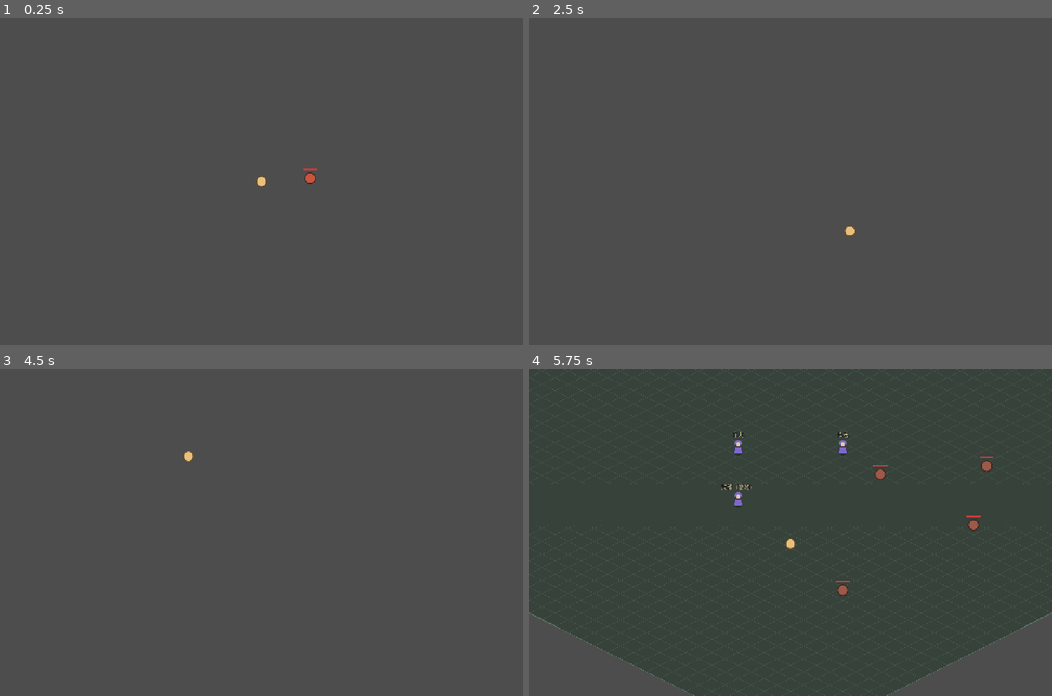
Above: before the commit, frames 1-4 (two rows, left to right).
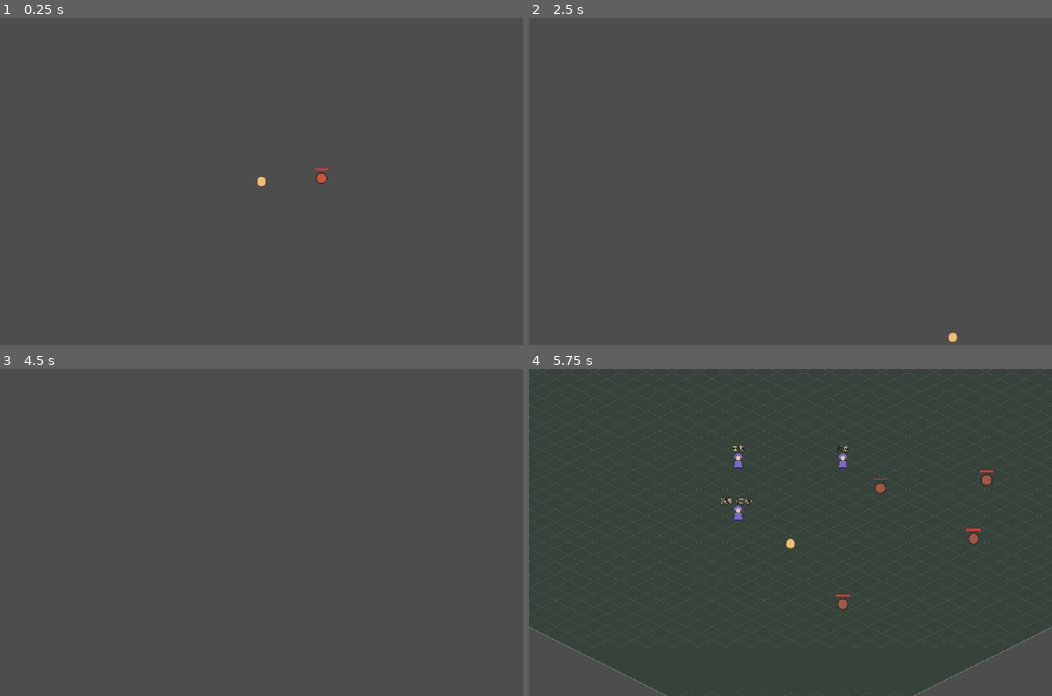
Above: after the commit, the same moments.

Repository: fengcms/DegenerateAge
Game: Godot game, scene res://tests/SmokeTest.tscn
Two runs of this game, one before a commit and one after it. Both use one fixed random seed, a clock stepped at 60 frames per second and the inputs below. This scene is started directly instead of the project's main scene.
Inputs (mouse positions are in pixels of both pictures, inside the frame that each line leads up to):
- Up to frame 1 (0.25 s): no input
- Up to frame 2 (2.5 s): move the mouse to (905, 165) at 0.52 s; hold D (move_right) 0.53-1.25 s; hold Space (attack) 0.53-1.25 s; click (905, 165) at 0.67 s; tap Enter at 1.25 s; drag from (685, 197) to (764, 246) at 1.27 s; tap Space (attack) at 2, 2.3 s; move the mouse to (842, 109) at 2.02 s; hold D (move_right) from 2.03 s (still down); hold F (auto_battle) from 2.03 s (still down)
- Up to frame 3 (4.5 s): release D (move_right) at 2.75 s; release F (auto_battle) at 2.75 s; drag from (235, 597) to (104, 483) at 2.77 s; tap Enter at 3.5 s; move the mouse to (418, 581) at 3.52 s; hold A (move_left) 3.53-4.25 s; hold E (interact) 3.53-4.25 s; tap Space (attack) at 3.8, 4.25 s; drag from (104, 483) to (183, 450) at 4.27 s
- Up to frame 4 (5.75 s): move the mouse to (816, 532) at 5.02 s; hold S (move_down) from 5.03 s (still down); hold 1 (use_potion_hp) from 5.03 s (still down); click (816, 532) at 5.17 s; tap Space (attack) at 5.3 s

The runs differ from the first frame. In frame 1, 0.1% of the frame differs, in the area x 58-63%, y 46-51%; in frame 2, 0.1%; in frame 3, less than 0.1%; in frame 4, 1.4%, in the area x 0-100%, y 19-100%.

Commit message:
feat(m3-4): 实现精英随机词缀与战斗效果

Diff:
--- a/autoload/data_loader.gd
+++ b/autoload/data_loader.gd
@@ -2,7 +2,7 @@
 ## DataLoader — 数据加载与校验（单例 / Autoload）。
 ##
 ## 职责：
-##   1. 读取 res://data/ 下的 14 个 JSON 配置（见 docs/产品文档/10 数据配置与存档技术）。
+##   1. 读取 res://data/ 下的 15 个 JSON 配置（见 docs/产品文档/10 数据配置与存档技术）。
 ##   2. 在启动时执行校验（ID 唯一 / 引用合法 / 等级范围），非法时明确报错而非静默。
 ## 数据全部文本可编辑——新增物品 / 怪物只需加 JSON 条目，无需改代码。
 
@@ -13,6 +13,7 @@
 	"equipments": "equipments.json",
 	"skills": "skills.json",
 	"monsters": "monsters.json",
+	"affixes": "affixes.json",
 	"dropTables": "dropTables.json",
 	"quests": "quests.json",
 	"shops": "shops.json",
@@ -27,7 +28,7 @@
 }
 
 ## 需要做「ID 唯一」校验的表（数组型）。
-const ID_UNIQUE_TABLES := ["equipments", "skills", "monsters", "quests", "maps", "potions", "miscItems", "mounts", "runes", "shops", "dropTables"]
+const ID_UNIQUE_TABLES := ["affixes", "equipments", "skills", "monsters", "quests", "maps", "potions", "miscItems", "mounts", "runes", "shops", "dropTables"]
 
 ## 各表用作「唯一键」的字段名（缺省为 id）。shops 以 npcId 为键（见 docs 第 10 章 schema）。
 const KEY_FIELDS := {
@@ -202,6 +203,7 @@
 
 	# 4) 掉落表合法性（T07：掉落项必在合法表内）
 	report.append_array(_validate_drop_tables())
+	report.append_array(_validate_affixes())
 
 	return report
 
@@ -273,3 +275,53 @@
 			if typeof(e) == TYPE_DICTIONARY:
 				out[e.get("id", "")] = true
 	return out
+
+## 词缀配置错误应在启动时暴露，避免运行中随机抽中才报错。
+func _validate_affixes() -> Array[String]:
+	var report: Array[String] = []
+	var affixes: Variant = get_table("affixes")
+	if not affixes is Array or affixes.is_empty():
+		report.append("[affixes] 需要非空数组")
+		return report
+	for entry in affixes:
+		if not entry is Dictionary or String(entry.get("name", "")).is_empty():
+			report.append("[affixes] 条目缺少名称")
+			continue
+		for field in ["attackPct", "attackSpeedPct", "defensePct", "moveSpeedPct", "slowPct", "slowDuration", "lifeStealPct"]:
+			if not entry.has(field):
+				continue
+			var value: Variant = entry[field]
+			if not (value is float or value is int) or not is_finite(float(value)) or float(value) <= 0:
+				report.append("[affixes] %s 的 %s 必须为正数" % [entry.get("id", "?"), field])
+		if entry.has("slowPct") and (float(entry.slowPct) >= 1 or not entry.has("slowDuration")):
+			report.append("[affixes] 减速需要小于 1 的比例及持续时间")
+		if entry.has("summonId") or entry.has("summonCount"):
+			var target: Variant = get_entry("monsters", String(entry.get("summonId", "")))
+			var count: Variant = entry.get("summonCount", 0)
+			if not target is Dictionary or target.get("kind", "") != "normal":
+				report.append("[affixes] 召唤目标必须为普通怪，禁止递归精英召唤")
+			if not (count is float or count is int) or float(count) != floor(float(count)) or float(count) < 1:
+				report.append("[affixes] summonCount 必须为正整数")
+	for monster in get_table("monsters"):
+		if not monster is Dictionary or monster.get("kind", "") != "elite":
+			continue
+		var pool: Variant = monster.get("affixPool", [])
+		var counts: Variant = monster.get("affixCount", [])
+		if not pool is Array or pool.is_empty():
+			report.append("[monsters] 精英需要非空 affixPool")
+			continue
+		var seen := {}
+		for id in pool:
+			if not id is String or get_entry("affixes", str(id)) == null or seen.has(str(id)):
+				report.append("[monsters] affixPool 含未知或重复词缀")
+			seen[str(id)] = true
+		if not counts is Array or counts.size() != 2:
+			report.append("[monsters] affixCount 需要 [最少, 最多]")
+			continue
+		var valid := true
+		for count in counts:
+			if not (count is float or count is int) or float(count) != floor(float(count)) or float(count) < 1 or float(count) > pool.size():
+				valid = false
+		if not valid or float(counts[0]) > float(counts[1]):
+			report.append("[monsters] affixCount 超出池范围或顺序错误")
+	return report
--- /dev/null
+++ b/data/affixes.json
@@ -0,0 +1,35 @@
+[
+  {
+    "id": "rage",
+    "name": "狂暴",
+    "attackPct": 0.3,
+    "attackSpeedPct": 0.2
+  },
+  {
+    "id": "frost",
+    "name": "寒霜",
+    "slowPct": 0.2,
+    "slowDuration": 2.0
+  },
+  {
+    "id": "hard",
+    "name": "坚硬",
+    "defensePct": 0.5
+  },
+  {
+    "id": "fast",
+    "name": "迅捷",
+    "moveSpeedPct": 0.3
+  },
+  {
+    "id": "summon",
+    "name": "召唤",
+    "summonId": "wolf_corrupted",
+    "summonCount": 2
+  },
+  {
+    "id": "vampire",
+    "name": "吸血",
+    "lifeStealPct": 0.05
+  }
+]
--- a/data/monsters.json
+++ b/data/monsters.json
@@ -119,7 +119,8 @@
     "kind": "elite",
     "monsterType": "melee",
     "specialAttack": "slow",
-    "affixes": ["fast"],
+    "affixPool": ["rage", "frost", "hard", "fast", "summon", "vampire"],
+    "affixCount": [1, 2],
     "bossSkill": null,
     "spawnWeight": 0.0,
     "desc": "第一章精英怪，高血量 + 特殊攻击（减速），掉优奖。"
--- a/scripts/entities/monster.gd
+++ b/scripts/entities/monster.gd
@@ -52,6 +52,9 @@
 var attack_power: float = 0.0
 var move_speed_px: float = 0.0
 var is_ranged: bool = false
+var defense_power := 0.0
+var active_affixes: Array[Dictionary] = []
+var _life_steal_credit := 0.0
 
 var _rng := RandomNumberGenerator.new()
 var _attack_cd: float = 0.0
@@ -83,10 +86,73 @@
 	move_speed_px = float(template.get("moveSpeed", 0.0)) * Iso.TILE_W
 	attack_interval = float(template.get("attackInterval", 1.2))
 	attack_power = float(template.get("attack", 0.0))
+	defense_power = float(template.get("defense", 0))
+	_roll_affixes()
 	var ar = template.get("attackRange", {})
 	if ar is Dictionary:
 		is_ranged = String(ar.get("kind", "melee")) == "ranged"
 		attack_range_px = float(ar.get("range", 1.0)) * Iso.TILE_W
+
+## 每次出生独立抽取，不修改共享模板，不重复抽取同一词缀。
+func _roll_affixes() -> void:
+	active_affixes.clear()
+	_life_steal_credit = 0.0
+	if template.get("kind", "normal") != "elite":
+		return
+	var pool: Array = template.get("affixPool", []).duplicate()
+	var counts: Array = template.get("affixCount", [1, 2])
+	var count := mini(pool.size(), _rng.randi_range(int(counts[0]), int(counts[1])))
+	var prefixes: Array[String] = []
+	for _i in range(count):
+		var id := String(pool.pop_at(_rng.randi_range(0, pool.size() - 1)))
+		var entry: Variant = DataLoader.get_entry("affixes", id)
+		if not entry is Dictionary:
+			continue
+		active_affixes.append(entry.duplicate(true))
+		prefixes.append(String(entry.name))
+		attack_power *= 1.0 + float(entry.get("attackPct", 0))
+		attack_interval /= 1.0 + float(entry.get("attackSpeedPct", 0))
+		defense_power *= 1.0 + float(entry.get("defensePct", 0))
+		move_speed_px *= 1.0 + float(entry.get("moveSpeedPct", 0))
+	if not prefixes.is_empty():
+		display_name = "·".join(prefixes) + "的" + display_name
+
+## 仅有效扣血触发附伤；吸血保留不足 1 点的小数，避免低伤害永不回血。
+func _apply_hit_effects(player: Node2D, actual_damage: int) -> void:
+	if actual_damage <= 0:
+		return
+	var effects := active_affixes.duplicate()
+	if template.get("specialAttack", "") == "slow":
+		var frost: Variant = DataLoader.get_entry("affixes", "frost")
+		if frost is Dictionary:
+			effects.append(frost)
+	for effect in effects:
+		if effect.has("slowPct") and player.has_method("apply_slow"):
+			player.call("apply_slow", float(effect.slowPct), float(effect.slowDuration))
+		_life_steal_credit += actual_damage * float(effect.get("lifeStealPct", 0))
+	var heal := int(floor(_life_steal_credit))
+	_life_steal_credit -= heal
+	hp = mini(max_hp, hp + heal)
+	queue_redraw()
+
+## 延迟到物理查询结束后生成；普通模板且不登记刷新点，随所属世界释放。
+func _spawn_death_summons() -> void:
+	if not is_inside_tree() or get_parent() == null:
+		return
+	for effect in active_affixes:
+		for i in range(int(effect.get("summonCount", 0))):
+			var child := (load("res://scenes/entities/Monster.tscn") as PackedScene).instantiate() as Monster
+			child.monster_id = String(effect.summonId)
+			child.spawn_level = level
+			child.ai_enabled = true
+			var point := global_position + Vector2.from_angle(TAU * i / int(effect.summonCount)) * 32.0
+			var grid := Iso.world_to_grid(point)
+			var dims := MapService.grid_size(GameState.current_map)
+			grid = grid.clamp(Vector2.ZERO, Vector2(dims) - Vector2.ONE)
+			point = Iso.grid_pt(grid.x, grid.y)
+			child.position = get_parent().to_local(point)
+			child.spawn_position = point
+			get_parent().add_child(child)
 
 ## 7.5：monsterMaxHP = max(1, round(hpBase × (1 + M_HP_PER_LV × (spawnLevel − templateLevel))))
 func _derive_max_hp(tpl_level: int) -> int:
@@ -98,7 +164,7 @@
 	return attack_power
 
 func get_defense() -> float:
-	return float(template.get("defense", 0))
+	return defense_power
 
 func get_dodge() -> float:
 	return float(template.get("dodge", 0.0))
@@ -227,7 +293,8 @@
 		float(GameState.player.get("dodge", 0.0)))
 	Fx.damage_number(get_tree(), player, res)
 	if not bool(res.get("miss", false)) and player.has_method("apply_damage"):
-		player.call("apply_damage", int(res.get("damage", 0)))
+		var actual := int(player.call("apply_damage", int(res.get("damage", 0))))
+		_apply_hit_effects(player, actual)
 
 # ---- 受击 / 死亡 ----
 
@@ -251,6 +318,7 @@
 	state = State.DEAD
 	velocity = Vector2.ZERO
 	_settle_rewards()
+	_spawn_death_summons.call_deferred()
 	died.emit(monster_id)
 	EventBus.monster_died.emit(monster_id)
 	queue_redraw()
@@ -318,7 +386,10 @@
 		body = Color.WHITE
 	var body_center := Vector2(0.0, -RADIUS * 0.6)
 	draw_circle(body_center, RADIUS, body)
-	draw_arc(body_center, RADIUS, 0.0, TAU, 24, COLOR_EDGE, 2.0, true)
+	var elite: bool = template.get("kind", "normal") == "elite"
+	draw_arc(body_center, RADIUS, 0.0, TAU, 24, Color("f3c85b") if elite else COLOR_EDGE, 3.0 if elite else 2.0, true)
+	if elite:
+		draw_string(ThemeDB.fallback_font, Vector2(-100, -RADIUS * 3.1), display_name, HORIZONTAL_ALIGNMENT_CENTER, 200, 13, Color("f3c85b"))
 	# 头顶血条（9.5：目标血条）
 	var w := 34.0
 	var h := 4.0
--- a/scripts/entities/player.gd
+++ b/scripts/entities/player.gd
@@ -16,6 +16,21 @@
 const HITSTUN := 0.25          # 3.4：受击硬直时长（s，期间无法主动行动）
 const DEATH_REVIVE_DELAY := 3.0  # 4.7 死亡流程占位（正式复活对话框见 M3）
 const MANUAL_EPS := 0.05       # 手动输入判定阈值（摇杆量）
+
+## 减速是实体运行态，死亡清除，不写存档。
+var _slow_pct := 0.0
+var _slow_remaining := 0.0
+
+## 同强度刷新时间，较弱减速不会覆盖较强效果；不乘算叠加。
+func apply_slow(percent: float, duration: float) -> void:
+	if is_dead or percent <= 0 or duration <= 0:
+		return
+	if percent >= _slow_pct or _slow_remaining <= 0:
+		_slow_pct = clampf(percent, 0.0, 0.95)
+		_slow_remaining = duration
+
+func movement_multiplier() -> float:
+	return 1.0 - _slow_pct if _slow_remaining > 0 else 1.0
 
 ## 移动速度（像素/秒）= 属性表 movementSpeed（格/秒）× 瓦片宽
 var _speed: float = 256.0
@@ -83,6 +98,7 @@
 	_basic = b if b is Dictionary else {"coefficient": 1.0, "range": 1.0}
 
 func _physics_process(delta: float) -> void:
+	_slow_remaining = maxf(0.0, _slow_remaining - delta)
 	_invuln = maxf(0.0, _invuln - delta)
 	_attack_cd = maxf(0.0, _attack_cd - delta)
 
@@ -124,7 +140,7 @@
 		dir = auto_move
 	if _stun > 0.0:
 		dir = Vector2.ZERO   # 硬直期间无法主动移动（3.4）
-	velocity = dir * _speed
+	velocity = dir * _speed * movement_multiplier()
 	move_and_slide()
 
 	# 普攻：按住攻击键，冷却结束即发动一次（每次发动 = 一次结算）
@@ -135,19 +151,23 @@
 
 # ---- 受击保护 / 死亡（3.4 / 4.7）----
 
-## 承受怪物攻击（Combat.resolve 已结算）。无敌帧内忽略；否则进入硬直 + 触发闪烁。
-func apply_damage(amount: int) -> void:
+## 承受怪物攻击，返回实际扣血量；无敌帧内返回 0，供吸血与附伤判定。
+func apply_damage(amount: int) -> int:
 	if is_dead or _invuln > 0.0 or amount <= 0:
-		return
+		return 0
 	_invuln = IFRAME
 	_stun = HITSTUN
+	var actual := mini(amount, int(GameState.player.hp))
 	if GameState.damage_player(amount):
 		_begin_death()
+	return actual
 
 func _begin_death() -> void:
 	if is_dead:
 		return
 	map_move_active = false
+	_slow_remaining = 0.0
+	_slow_pct = 0.0
 	is_dead = true
 	_death_t = 0.0
 	velocity = Vector2.ZERO
--- /dev/null
+++ b/tests/AffixShot.tscn
@@ -0,0 +1,6 @@
+[gd_scene load_steps=2 format=3]
+
+[ext_resource type="Script" path="res://tests/affix_shot.gd" id="1"]
+
+[node name="AffixShot" type="Node"]
+script = ExtResource("1")
--- /dev/null
+++ b/tests/affix_shot.gd
@@ -0,0 +1,33 @@
+extends Node
+## 精英六词缀视觉检查；测试场景禁用自动存档。运行后输出截图并退出。
+func _ready() -> void:
+	GameState.reset_to_defaults()
+	var main: Node = load("res://scenes/Main.tscn").instantiate()
+	add_child(main)
+	await get_tree().process_frame
+	var world: Node2D = main.get_node("Game")
+	world.get_node("Spawner").set_process(false)
+	for enemy in get_tree().get_nodes_in_group("enemies"):
+		enemy.queue_free()
+	var player: PlayerCharacter = main.get_node("Game/Entities/Player")
+	var tpl: Dictionary = DataLoader.get_entry("monsters", "elite_wolf_king")
+	var original := tpl.duplicate(true)
+	var ids := ["rage", "frost", "hard", "fast", "summon", "vampire"]
+	for i in range(ids.size()):
+		tpl.affixPool = [ids[i]]
+		tpl.affixCount = [1, 1]
+		var monster := (load("res://scenes/entities/Monster.tscn") as PackedScene).instantiate() as Monster
+		monster.monster_id = "elite_wolf_king"
+		monster.position = player.position + Vector2((i % 3 - 1) * 260, -150 if i < 3 else 120)
+		world.add_child(monster)
+		monster.set_physics_process(false)
+		if i == 0:
+			EventBus.target_changed.emit(monster)
+	tpl.clear()
+	tpl.merge(original, true)
+	await get_tree().create_timer(0.5).timeout
+	await RenderingServer.frame_post_draw
+	var path := "/tmp/degenerateage_elite_affixes.png"
+	var error := get_viewport().get_texture().get_image().save_png(path)
+	print("[AffixShot] ", path, " result=", error)
+	get_tree().quit(0 if error == OK else 1)
--- a/tests/smoke_test.gd
+++ b/tests/smoke_test.gd
@@ -15,6 +15,7 @@
 
 func _ready() -> void:
 	_test_data_validation()
+	await _test_elite_affixes()
 	_test_iso_math()
 	_test_stats()
 	_test_combat()
@@ -1970,3 +1971,100 @@
 	await get_tree().process_frame
 	_expect(EventBus.fog_changed.get_connections().size() == signal_count - 2, "销毁大小地图后探索信号残留")
 	GameState.reset_to_defaults()
+
+func _test_elite_affixes() -> void:
+	GameState.reset_to_defaults()
+	var scene := load("res://scenes/entities/Monster.tscn") as PackedScene
+	var tpl: Dictionary = DataLoader.get_entry("monsters", "elite_wolf_king")
+	var original := tpl.duplicate(true)
+	var container := Node2D.new()
+	add_child(container)
+	var player := (load("res://scenes/entities/Player.tscn") as PackedScene).instantiate() as PlayerCharacter
+	container.add_child(player)
+	player.set_physics_process(false)
+	for id in ["rage", "hard", "fast", "frost", "vampire", "summon"]:
+		tpl.affixPool = [id]
+		tpl.affixCount = [1, 1]
+		var monster := scene.instantiate() as Monster
+		monster.monster_id = "elite_wolf_king"
+		container.add_child(monster)
+		monster.set_physics_process(false)
+		_expect(monster.active_affixes.size() == 1 and monster.display_name != original.name, "精英词缀及名称：" + id)
+		match id:
+			"rage":
+				_expect(is_equal_approx(monster.attack_power, 18.2) and is_equal_approx(monster.attack_interval, 1.1 / 1.2), "狂暴攻击与攻速")
+			"hard":
+				_expect(is_equal_approx(monster.get_defense(), 12.0), "坚硬防御")
+			"fast":
+				_expect(is_equal_approx(monster.move_speed_px, 3.4 * 64 * 1.3), "迅捷移速")
+			"frost":
+				monster._apply_hit_effects(player, 10)
+				player.apply_slow(0.2, 2.0)
+				_expect(is_equal_approx(player.movement_multiplier(), 0.8), "寒霜不叠乘")
+				player.auto_move = Vector2.RIGHT
+				player._physics_process(0.1)
+				_expect(is_equal_approx(player.velocity.x, 204.8), "寒霜影响实际自动移动速度")
+				player._physics_process(2.1)
+				_expect(is_equal_approx(player.movement_multiplier(), 1.0) and is_equal_approx(player.velocity.x, 256.0), "寒霜到期恢复")
+				player.auto_move = Vector2.ZERO
+			"vampire":
+				monster.hp = 400
+				monster._apply_hit_effects(player, 10)
+				monster._apply_hit_effects(player, 10)
+				_expect(monster.hp == 401, "吸血小数累计")
+				monster._apply_hit_effects(player, 0)
+				_expect(monster.hp == 401, "未实际扣血不能吸血")
+				monster._apply_hit_effects(player, 10000)
+				_expect(monster.hp == monster.max_hp, "吸血不超过上限")
+				player._invuln = 1.0
+				monster.hp = 400
+				monster._do_attack(player)
+				_expect(monster.hp == 400, "真实无敌帧阻断吸血")
+			"summon":
+				var before := container.get_child_count()
+				monster._die()
+				monster._die()
+				await get_tree().process_frame
+				_expect(container.get_child_count() == before + 2, "死亡只召唤两只一次")
+				for child in container.get_children():
+					if child is Monster and child != monster:
+						_expect(child.monster_id == "wolf_corrupted" and child.active_affixes.is_empty(), "召唤普通怪禁止递归词缀")
+						child.queue_free()
+		monster.queue_free()
+		await get_tree().process_frame
+	tpl.clear()
+	tpl.merge(original, true)
+	var seen := {}
+	for i in range(40):
+		var monster := scene.instantiate() as Monster
+		monster.monster_id = "elite_wolf_king"
+		monster._rng.seed = i + 1
+		monster._load_template()
+		_expect(monster.active_affixes.size() >= 1 and monster.active_affixes.size() <= 2, "随机词缀数量")
+		var unique := {}
+		for effect in monster.active_affixes:
+			unique[effect.id] = true
+			seen[effect.id] = true
+		_expect(unique.size() == monster.active_affixes.size(), "词缀不能重复")
+		monster.free()
+	_expect(seen.size() == 6 and tpl == original, "随机池覆盖六种且不改模板")
+	var normal := scene.instantiate() as Monster
+	normal._load_template()
+	_expect(normal.active_affixes.is_empty() and normal.get_attack() == 8, "普通怪不受词缀影响")
+	normal.free()
+	tpl.affixPool = ["missing"]
+	_expect(not DataLoader.validate_all().is_empty(), "未知词缀启动校验")
+	tpl.affixPool = ["fast", "fast"]
+	_expect(not DataLoader.validate_all().is_empty(), "重复词缀启动校验")
+	tpl.clear()
+	tpl.merge(original, true)
+	var summon: Dictionary = DataLoader.get_entry("affixes", "summon")
+	summon.summonId = "elite_wolf_king"
+	_expect(not DataLoader.validate_all().is_empty(), "递归召唤配置被拒绝")
+	summon.summonId = "wolf_corrupted"
+	player.apply_slow(0.2, 2)
+	player._begin_death()
+	_expect(player.movement_multiplier() == 1.0, "死亡清理减速")
+	container.queue_free()
+	await get_tree().process_frame
+	GameState.reset_to_defaults()
Not shown, added: tests/affix_shot.gd.uid
Not shown, changed: README.md
Not shown, changed: docs/产品文档/07-地图关卡与怪物.md
Not shown, changed: docs/产品文档/10-数据配置与存档技术.md
Not shown, changed: docs/工程文档/02-阶段开发计划与验收标准.md
Not shown, changed: docs/工程文档/08-开发交接文档.md
Not shown, changed: docs/工程文档/13-M3多地图车夫精英与Boss实施方案.md
